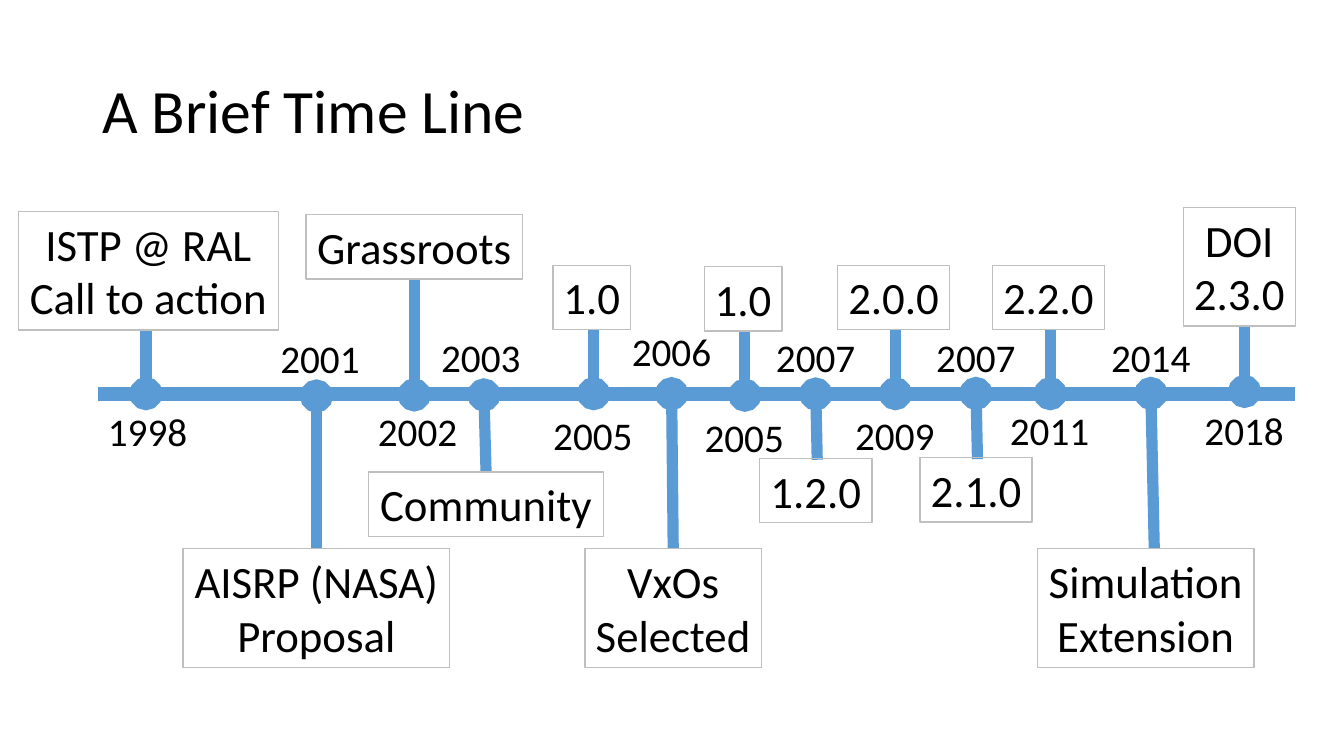
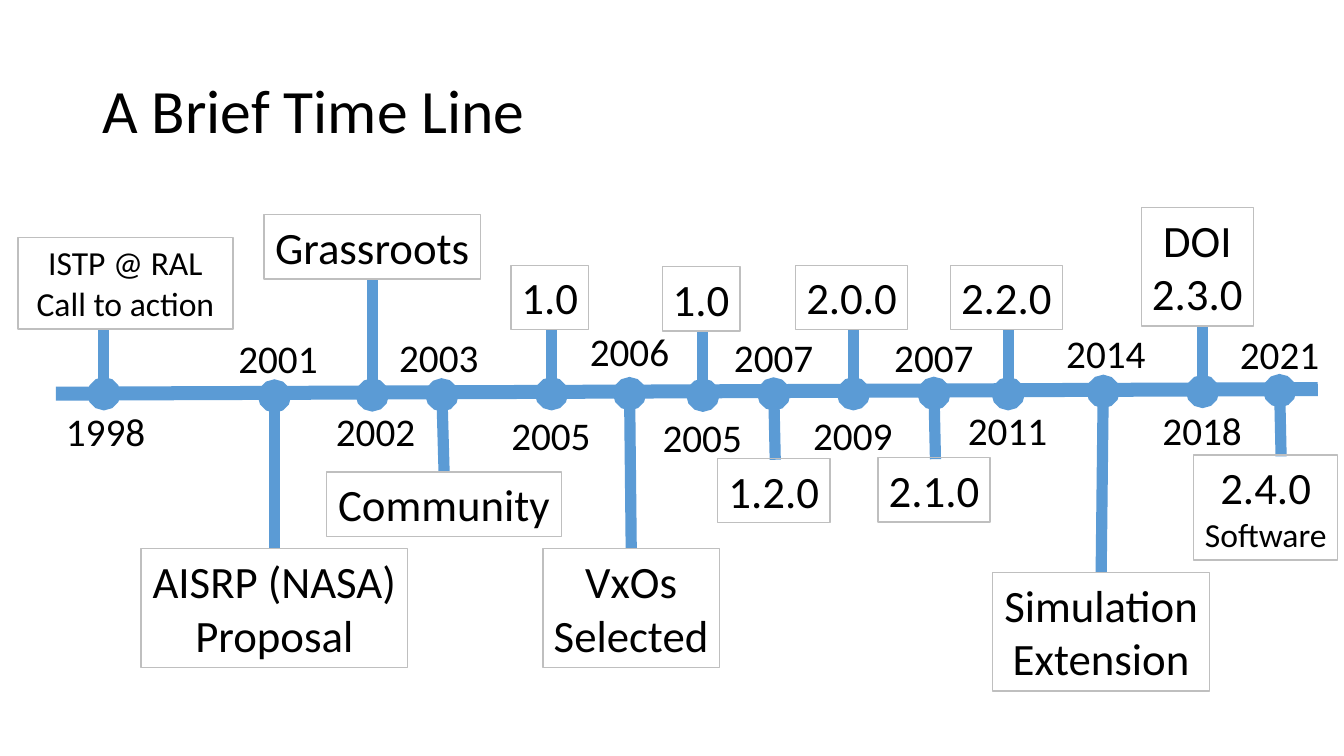
Before and after one commit to hpde/documents, a slide deck: slide 4 of docs/SPASE-Metadata-Model-for-Heliophysics.pptx. Drawn at 1344x756 pixels with LibreOffice and Linux fonts; fonts in the diff are those of the drawing. Boxes give left, top, right and bottom in pixels: in the first picture for what was removed or moved away, otherwise in the second. Text is boxed around its words. In the diff, an @@ line names an element or a change of style, - is before the commit and + after.

```diff
--- a/docs/SPASE-Metadata-Model-for-Heliophysics.pptx
+++ b/docs/SPASE-Metadata-Model-for-Heliophysics.pptx
@@ rectangle "ISTP @ RAL": place and size @@
-rectangle "ISTP @ RAL" at [18, 212, 278, 331]
+rectangle "ISTP @ RAL" at [18, 237, 233, 329]
@@ rectangle "ISTP @ RAL" at [18, 237, 233, 329]: size 32 to 24 pt @@
@@ text "2014": place and size @@
-text "2014" at [1111, 346, 1190, 382]
+text "2014" at [1066, 342, 1145, 379]
@@ text added at [1240, 343, 1319, 379], 28 pt, text #000000 @@
+2021
@@ line moved from (98, 394) - (1296, 394) to (56, 394) - (1318, 389) @@
@@ 6 rectangles, 4 texts, 2 arrows: place and size @@
-6 rectangles, 4 texts, 2 arrows at [184, 208, 1296, 667]
+6 rectangles, 4 texts, 2 arrows at [141, 208, 1253, 667]
@@ 10 arrows, 8 texts, 5 rectangles: place and size @@
-10 arrows, 8 texts, 5 rectangles at [108, 265, 1245, 667]
+10 arrows, 8 texts, 5 rectangles at [66, 265, 1203, 667]
@@ arrow moved from (1151, 393) - (1154, 548) to (1103, 391) - (1101, 573) @@
@@ arrow added from (1281, 457) to (1280, 391), #5B9BD5 8 pt @@
@@ rectangle added at [1194, 455, 1338, 560], outline #BFBFBF 1 pt, 24 pt, text #000000 @@
+2.4.0
+Software
@@ rectangle "Simulation Extension": place and size @@
-rectangle "Simulation Extension" at [1037, 548, 1254, 667]
+rectangle "Simulation Extension" at [993, 573, 1210, 692]
```
Also in this commit, not shown: 2 other slides changed, 1 slide removed, 8 other files.
